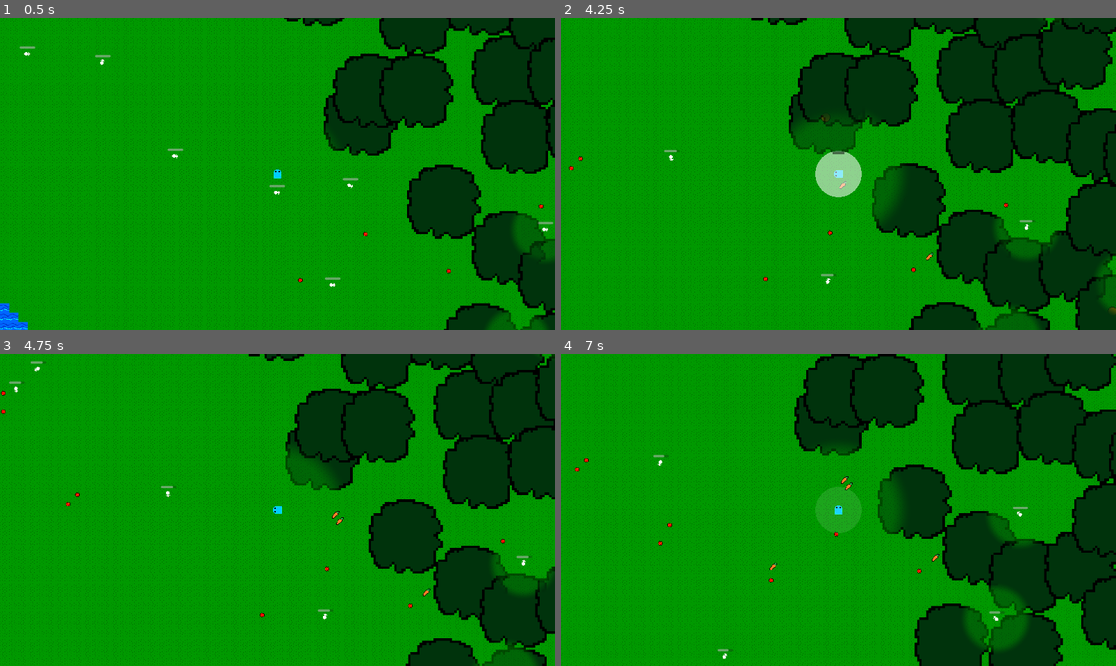
Above: before the commit, frames 1-4 (two rows, left to right).
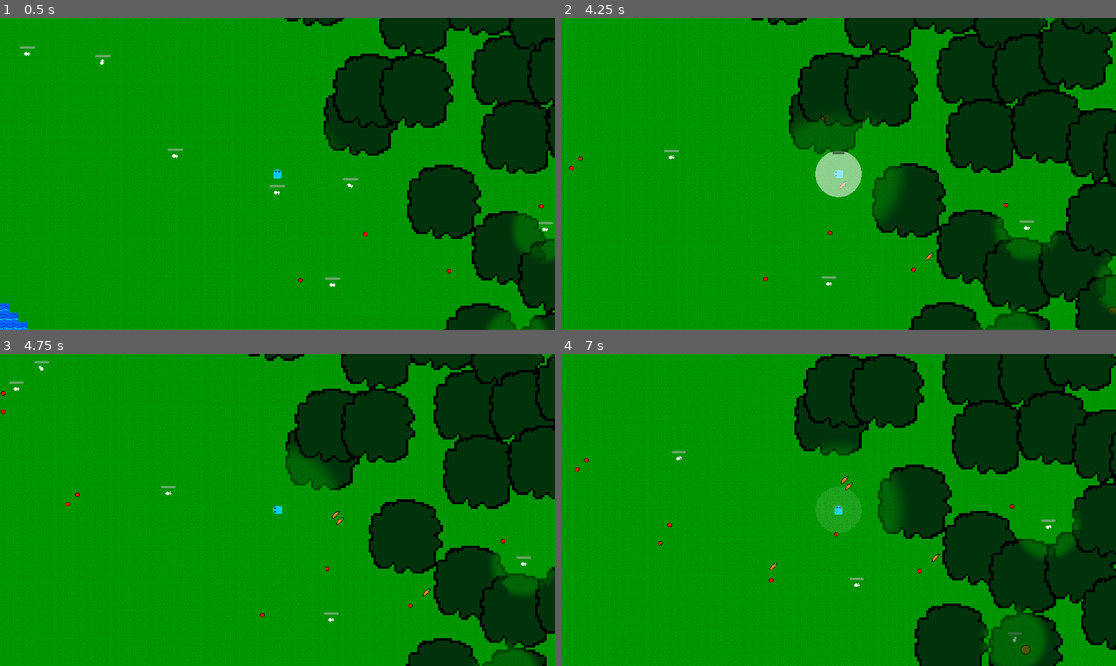
Above: after the commit, the same moments.

Repository: Kyhel/lost-in-pixels
Game: Godot game, scene res://scenes/game.tscn
Two runs of this game, one before a commit and one after it. Both use one fixed random seed, a clock stepped at 60 frames per second and the inputs below.
Inputs:
- Up to frame 1 (0.5 s): no input
- Up to frame 2 (4.25 s): tap Enter at 0.5 s; hold Right (ui_right) 0.53-1.28 s; hold F (attack) 0.53-1.28 s; hold Down (ui_down) 1.28-2.03 s; tap Q (spawn_carrot) at 1.35, 2.85 s; hold Right (ui_right) 2.03-2.78 s; hold F (attack) 2.03-2.78 s; hold Up (ui_up) 2.78-3.53 s; hold Left (ui_left) from 3.53 s (still down); hold F (attack) from 3.53 s (still down)
- Up to frame 3 (4.75 s): keep holding Left (ui_left); release F (attack) at 4.28 s; tap Q (spawn_carrot) at 4.35 s
- Up to frame 4 (7 s): release Left (ui_left) at 5.03 s; hold Down (ui_down) 5.03-5.78 s; hold F (attack) 5.03-5.78 s; hold Right (ui_right) 5.78-6.53 s; tap Q (spawn_carrot) at 5.85 s; hold Up (ui_up) from 6.53 s (still down); hold F (attack) from 6.53 s (still down)

Frame 1 is identical in both runs. In frame 2, less than 0.1% of the frame differs, in the area x 19-86%, y 42-86%; in frame 3, 0.2%; in frame 4, 2.6%, in the area x 16-94%, y 30-100%.

Commit message:
Less hungry rabbits

Diff:
--- a/data/actors/animals/rabbit.tres
+++ b/data/actors/animals/rabbit.tres
@@ -16,4 +16,5 @@
 hop_multiplier = 0.5
 movement_types = Array[int]([0])
 needs_eating = true
+hunger_decay_rate = 1.0
 metadata/_custom_type_script = "uid://clk4ii14vm1a2"
